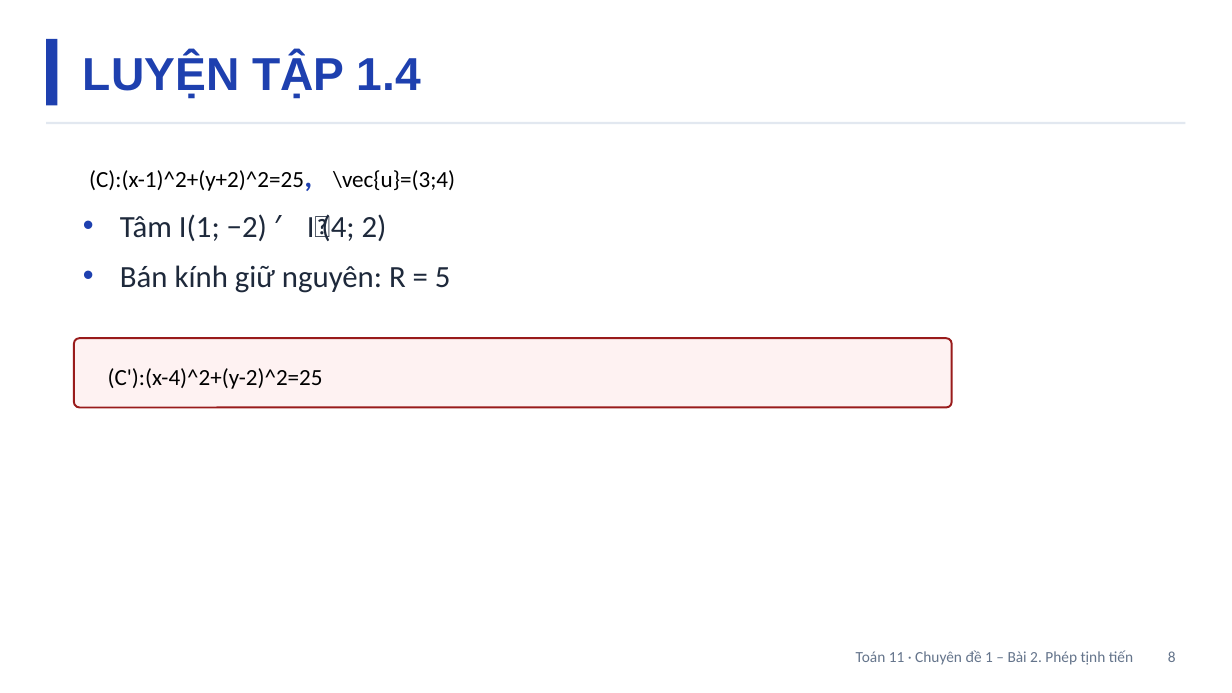
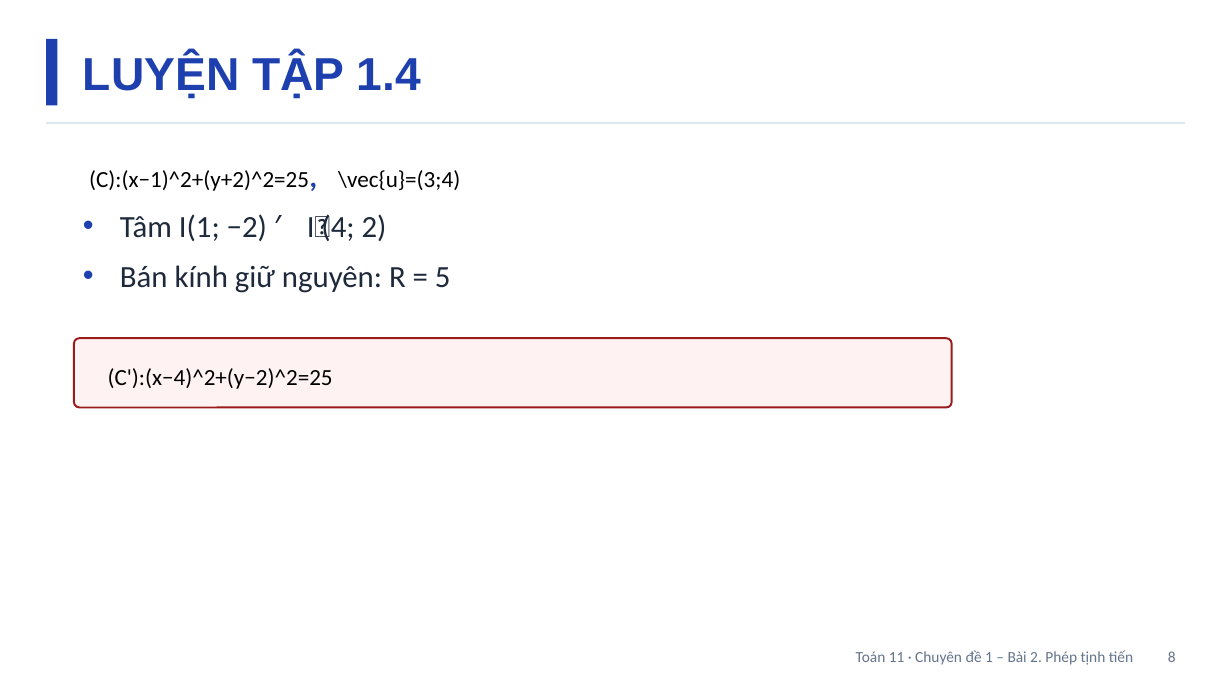
Before and after one commit to Trangtu66/Taode_thi_online, a slide deck: slide 8 of slides/Toan11/Slide_TOAN11_CD1_Bai2_T3-4.pptx. Drawn at 1232x693 pixels with LibreOffice and Linux fonts; fonts in the diff are those of the drawing. Boxes give left, top, right and bottom in pixels: in the first picture for what was removed or moved away, otherwise in the second. Text is boxed around its words. In the diff, an @@ line names an element or a change of style, - is before the commit and + after.

```diff
--- a/slides/Toan11/Slide_TOAN11_CD1_Bai2_T3-4.pptx
+++ b/slides/Toan11/Slide_TOAN11_CD1_Bai2_T3-4.pptx
@@ text at (89,170,460,191): text changed @@
-(C):(x-1)^2+(y+2)^2=25, \vec{u}=(3;4)
+(C):(x−1)^2+(y+2)^2=25, \vec{u}=(3;4)
@@ text at (108,368,333,389): text changed @@
-(C'):(x-4)^2+(y-2)^2=25
+(C'):(x−4)^2+(y−2)^2=25
```
Also in this commit, not shown: 2 other slides changed, 50 other files.
